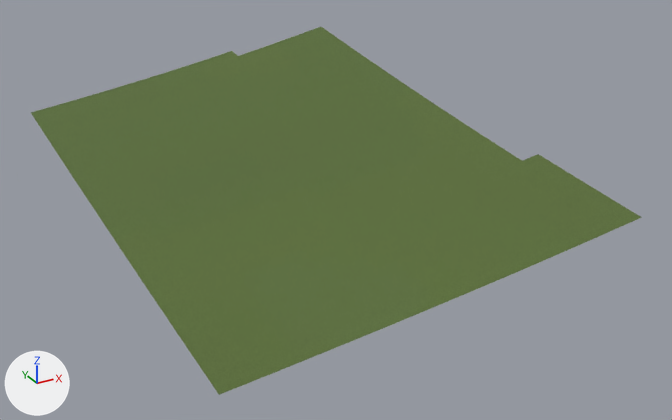
The glTF model eloria-assets/maps/nymara-regions/manymouth_delta/chunks/08_10/world.glb: old version first, new version second.
Both versions are drawn from a 50 mm camera at (228.6, 31.6, 57.0) aimed at (271.0, 108.6, 18.5). Arrows for +X, +Y and +Z are at lower left; the lights stay in place. The first picture is the older version. Where no turn or scale is listed for an object, it has been applied to the vertices.

The first picture shows 'AuthoredGround_manymouth_deltaBase_manymouth_delta_08_10'.
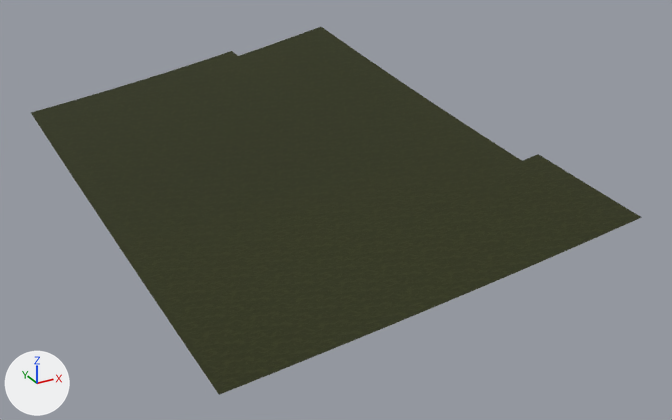
Where the change shows, as pixel boxes (x1, y1, x2, y2) in the pictures (672 x 420 px):
```json
{"object": "AuthoredGround_manymouth_deltaBase_manymouth_delta_08_10", "change": "surface changed", "before": [31, 27, 641, 395], "after": [31, 27, 641, 395], "on screen": "darker"}
```

Edits to the scene script, one JSON object a line:
```json
{"op": "add", "block": "img_manymouth_deltabase_albedotexture", "code": ["img_manymouth_deltabase_albedotexture = load_image('manymouth_deltaBase_albedoTexture', '../../../_continent/shared-assets/21895b5643263cd4041cef57994c269f39dfdc941cca9bc7203241d21c855ba3.png', 1254, 1254, 'sRGB')"]}
{"block": "mat_authored_manymouth_deltabase", "where": "n0 = _N.new('ShaderNodeBsdfPrincipled'); n0.name = 'Principled BSDF'"}
{"op": "set", "path": "n0.inputs[2].default_value", "old": "0.95", "new": "0.98", "note": "'Roughness'"}
{"block": "mat_authored_manymouth_deltabase", "where": "n4 = _N.new('ShaderNodeTexImage'); n4.name = 'Image Texture'"}
{"op": "set", "path": "n4.image", "old": "img_continental_ground", "new": "img_manymouth_deltabase_albedotexture"}
```
